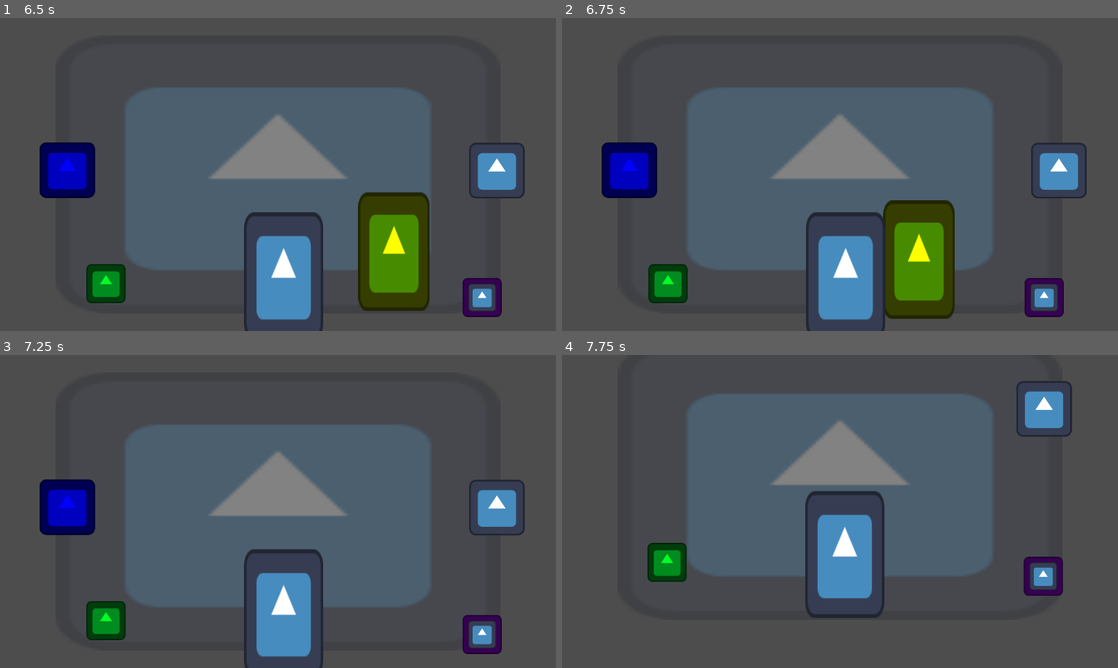
Above: before the commit, frames 1-4 (two rows, left to right).
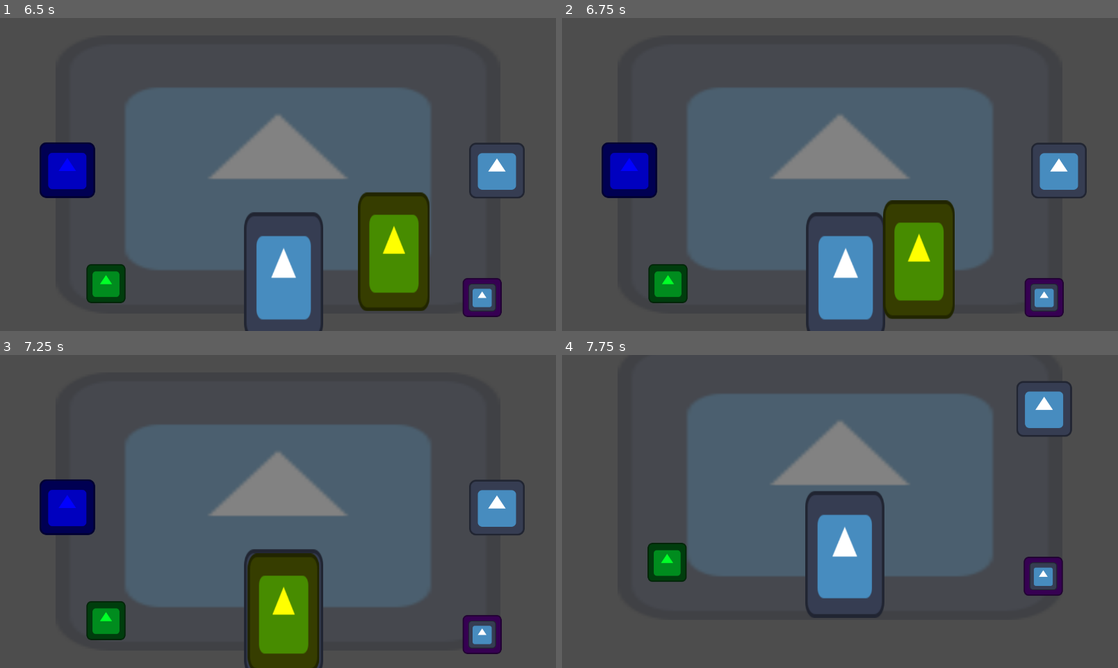
Above: after the commit, the same moments.

Repository: luankaike-code/felpo-jam-2026
Game: Godot game, scene res://scenes/screens/root_game.tscn
The game is run twice, just before and just after one commit, with the same random seed, the same clock (stepped at 60 frames per second) and the same inputs. The engine's default icon, where the game draws it, is replaced by a stand-in: a white triangle on a blue panel in a dark square.
Inputs (mouse positions are in pixels of both pictures, inside the frame that each line leads up to):
- Up to frame 1 (6.5 s): click "Iniciar" at 0.5 s; tap Enter (ui_accept) at 1.25, 2, 2.75, 3.5, 4.25, 4.52, 5.75 s; drag from (483, 271) to (105, 255) at 1.27 s; drag from (483, 296) to (105, 284) at 2.02 s; move the mouse to (283, 249) at 2.77 s; click (283, 249) at 2.92 s; drag from (283, 274) to (483, 296) at 3.52 s; move the mouse to (444, 221) at 4.27 s; click (444, 221) at 4.42 s; drag from (111, 127) to (105, 255) at 5.02 s; move the mouse to (305, 174) at 5.77 s; click (305, 174) at 5.92 s
- Up to frame 2 (6.75 s): drag from (956, 252) to (845, 274) at 6.52 s
- Up to frame 3 (7.25 s): no input
- Up to frame 4 (7.75 s): move the mouse to (962, 495) at 7.27 s; click (962, 495) at 7.42 s; tap Enter (ui_accept) at 7.52 s

Frame 1 is identical in both runs. In frame 2, 0.1% of the frame differs, in the area x 57-59%, y 64-95%; in frame 3, 4.7%, in the area x 44-58%, y 63-100%; in frame 4, nothing differs.

Commit message:
Features: runes now has basic spots

Diff:
--- a/felpojam-2026-game-code/scenes/entitys/paper.tscn
+++ b/felpojam-2026-game-code/scenes/entitys/paper.tscn
@@ -1,7 +1,8 @@
 [gd_scene format=3 uid="uid://dn0xy2d56orj6"]
 
-[ext_resource type="Script" uid="uid://cfp54i0lipwwp" path="res://scripts/entitys/paper.gd" id="1_memgj"]
+[ext_resource type="Script" uid="uid://cfp54i0lipwwp" path="res://scripts/entitys/paper/paper.gd" id="1_memgj"]
 [ext_resource type="Texture2D" uid="uid://n85kss5ltq1u" path="res://icon.svg" id="2_n4o0a"]
+[ext_resource type="Script" uid="uid://bswhr0g6h4tp7" path="res://scripts/entitys/paper/RunesSpots.gd" id="2_yj7eo"]
 
 [sub_resource type="RectangleShape2D" id="RectangleShape2D_n4o0a"]
 size = Vector2(167, 270)
@@ -10,7 +11,11 @@
 z_index = 500
 script = ExtResource("1_memgj")
 
+[node name="Spots" type="Node2D" parent="." unique_id=748870184]
+script = ExtResource("2_yj7eo")
+
 [node name="Icon" type="Sprite2D" parent="." unique_id=220479855]
+z_index = -400
 scale = Vector2(1.4238287, 2.2832034)
 texture = ExtResource("2_n4o0a")
 
--- a/felpojam-2026-game-code/scripts/data/runes_data.gd
+++ b/felpojam-2026-game-code/scripts/data/runes_data.gd
@@ -9,7 +9,7 @@
 	order
 }
 
-var names_str: Dictionary[names, String] = {
+static var names_str: Dictionary[names, String] = {
 	names.fire: "Fogo",
 	names.water: "Água",
 	names.air: "Ar",
@@ -18,6 +18,15 @@
 	names.order: "Ordem"
 }
 
+static var colors: Dictionary[names, Color] = {
+	names.fire: Color(0.839, 0.364, 0.322),
+	names.water: Color(0.337, 0.319, 0.84),
+	names.air: Color(0.84, 0.84, 0.84),
+	names.earth: Color(0.398, 0.134, 0.114),
+	names.chaos: Color(0.38, 0.107, 0.087),
+	names.order: Color(0.87, 0.639, 0.139),
+}
+
 var packed: Dictionary[names, PackedScene] = {
 	names.fire: load("res://scenes/entitys/runes/fire_rune.tscn"),
 	names.water: load("res://scenes/entitys/runes/fire_rune.tscn")
--- /dev/null
+++ b/felpojam-2026-game-code/scripts/data/spot.gd
@@ -0,0 +1,8 @@
+class_name Spot extends Resource
+
+var pos: Vector2
+var color: Color
+
+func _init(rune_name: RunesData.names, pos_: Vector2) -> void:
+	pos = pos_
+	color = RunesData.colors[rune_name]
--- /dev/null
+++ b/felpojam-2026-game-code/scripts/entitys/paper/RunesSpots.gd
@@ -0,0 +1,13 @@
+class_name RunesSpots extends Node2D
+
+var spots: Array[Spot]
+
+func add_spot(rune_name: RunesData.names, pos: Vector2):
+	var spot = Spot.new(rune_name, pos)
+	spots.push_front(spot)
+	queue_redraw()
+
+func _draw() -> void:
+	for spot in spots:
+		var c := spot.color
+		draw_circle(spot.pos, 60, Color(c.r, c.g, c.b, 0.3))
--- a/felpojam-2026-game-code/scripts/entitys/paper.gd
+++ b/felpojam-2026-game-code/scripts/entitys/paper/paper.gd
@@ -1,5 +1,8 @@
 class_name Paper extends Draggable
+
+@onready var runes_spots := $Spots as RunesSpots
 
 func add_rune(rune_scene: Rune, global_position: Vector2) -> void:
 	rune_scene.position = to_local(global_position)
 	add_child(rune_scene)
+	runes_spots.add_spot(rune_scene.rune_name, rune_scene.position)
--- a/felpojam-2026-game-code/scripts/entitys/rune.gd
+++ b/felpojam-2026-game-code/scripts/entitys/rune.gd
@@ -1,6 +1,6 @@
 class_name Rune extends Area2D
 
-@export var type: RunesData.names
+@export var rune_name: RunesData.names
 
 func _ready() -> void:
 	rotation_degrees = randf_range(-45, 45)
Not shown, added: felpojam-2026-game-code/scripts/data/spot.gd.uid
Not shown, added: felpojam-2026-game-code/scripts/entitys/paper/RunesSpots.gd.uid
Renamed: felpojam-2026-game-code/scripts/entitys/paper.gd.uid -> felpojam-2026-game-code/scripts/entitys/paper/paper.gd.uid
